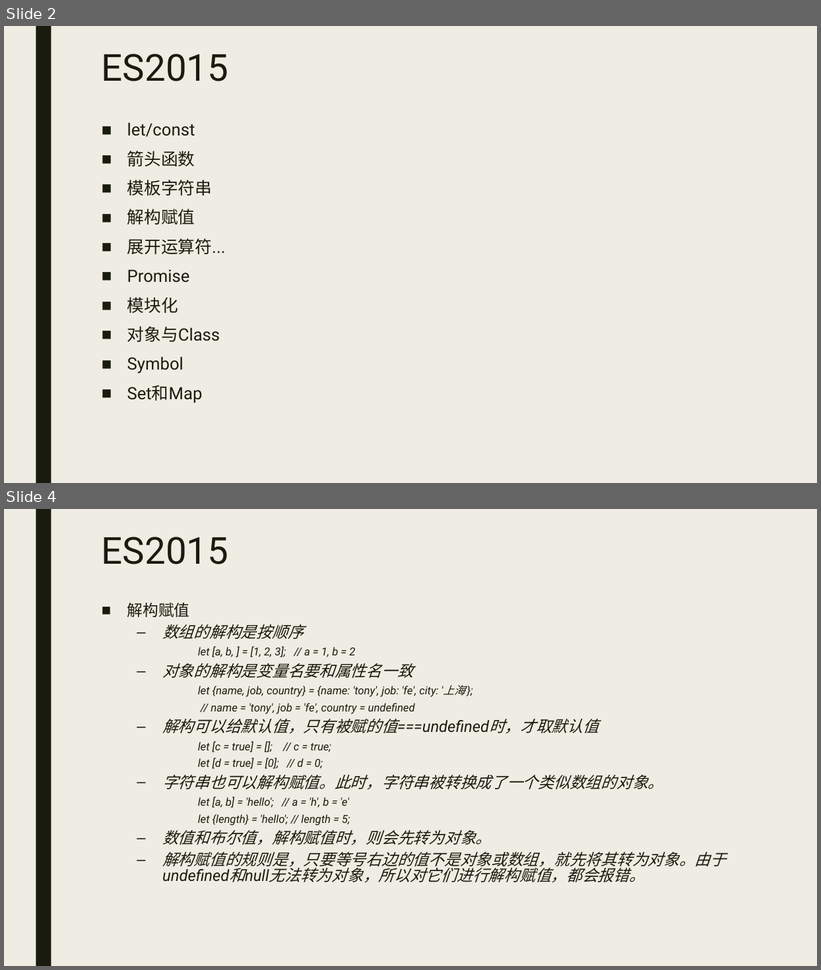
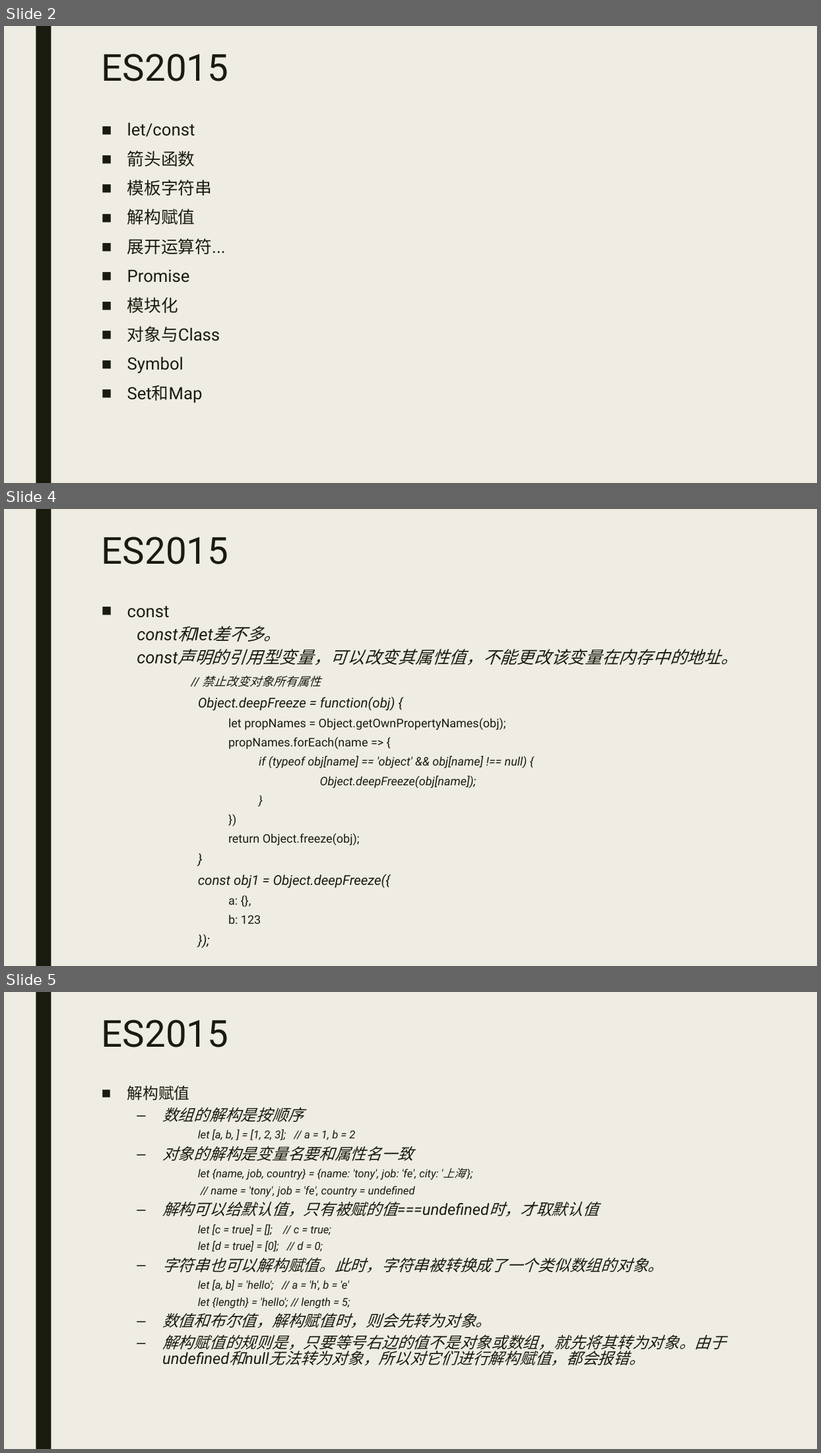
Before and after one commit to wflonglong/wflonglong.github.io, a slide deck: ppt/ES6.pptx. Shown one above the other, each under a label of ours: slides 2 and 4 before the commit, slides 2, 4 and 5 after it; the slides between them are not shown. The pictures are 821x970 and 821x1453 pixels, drawn with LibreOffice and Linux fonts; fonts in the diff are those of the drawing. Boxes give left, top, right and bottom in pixels: in the first picture for what was removed or moved away, otherwise in the second. Text is boxed around its words. In the diff, an @@ line names an element or a change of style, - is before the commit and + after.

```diff
--- a/ppt/ES6.pptx
+++ b/ppt/ES6.pptx
@@ slide 4 added at [4, 509, 817, 966], background #EFEDE3; not listed: 1 template element that a slide beside it also shows @@
@@ title added at [102, 537, 228, 564], 44 pt, text #191B0E @@
+ES2015
@@ text added at [127, 606, 738, 924], 14 pt, text #191B0E, italic @@
+■ const
+  const和let差不多。
+  const声明的引用型变量，可以改变其属性值，不能更改该变量在内存中的地址。
+  // 禁止改变对象所有属性
+      Object.deepFreeze = function(obj) {
+        let propNames = Object.getOwnPropertyNames(obj);
+        propNames.forEach(name => {
+          if (typeof obj[name] == 'object' && obj[name] !== null) {
+          Object.deepFreeze(obj[name]);
+          }
+        })
+        return Object.freeze(obj);
+      }
+      const obj1 = Object.deepFreeze({
+        a: {},
+        b: 123
+      });
@@ what was slide 4 is now slide 5 @@
```
Also in this commit, not shown: 5 slides changed, 4 other slides added, 16 other files.
